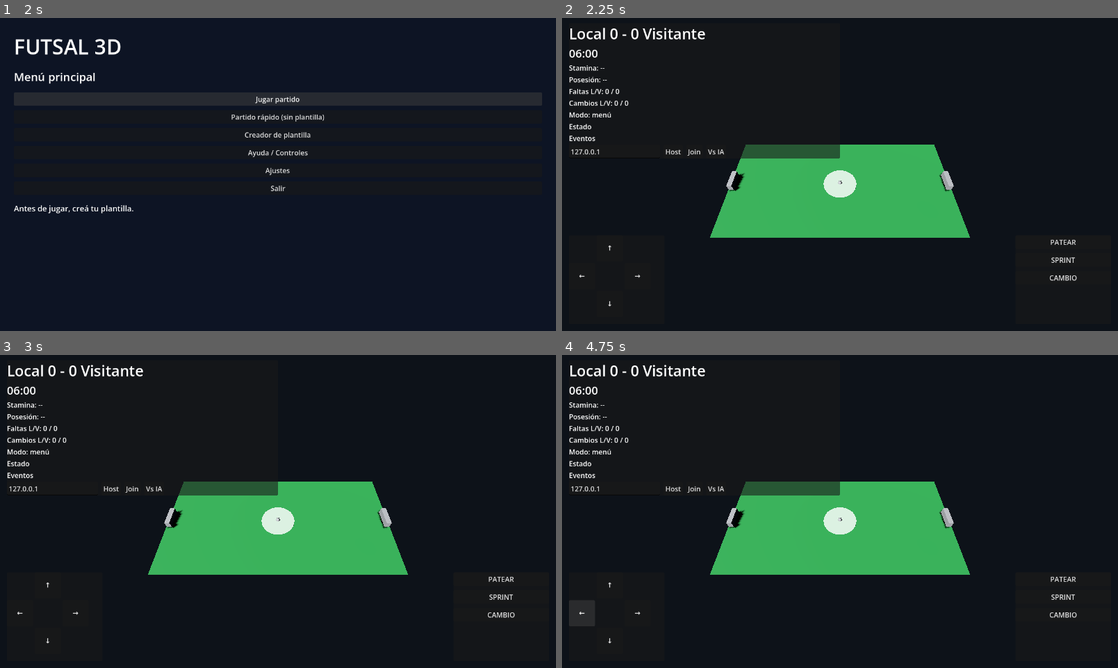
Above: before the commit, frames 1-4 (two rows, left to right).
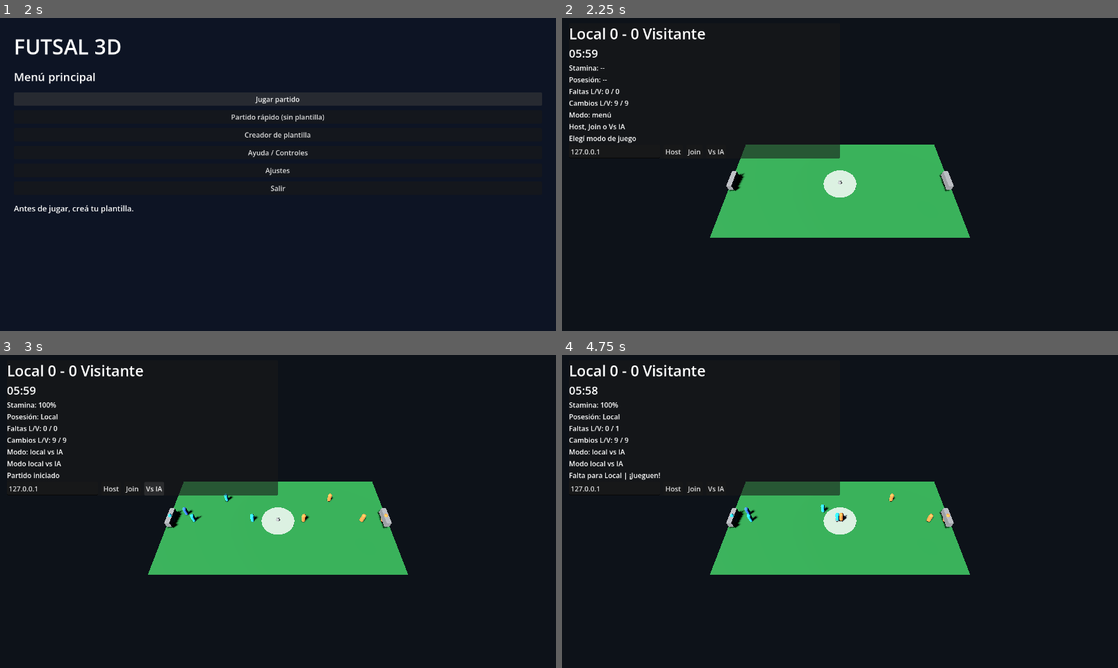
Above: after the commit, the same moments.

Repository: tenemostuseguro/uft27
Game: Godot game, scene res://scenes/MainMenu2D.tscn
Same seed, same stepped clock (60 frames per second), same inputs: the game is played once before the commit and once after it.
Inputs (mouse positions are in pixels of both pictures, inside the frame that each line leads up to):
- Up to frame 1 (2 s): click "Jugar partido" at 0.5 s; click "Jugar partido" at 1.25 s
- Up to frame 2 (2.25 s): click "Partido rápido (sin plantilla)" at 2 s
- Up to frame 3 (3 s): click "Vs IA" at 2.75 s
- Up to frame 4 (4.75 s): click (612, 586) at 3.5 s, where only the run before the commit has a clickable "↑"; click (584, 611) at 4.25 s, where only the run before the commit has a clickable "←"

Frame 1 is identical in both runs. In frame 2, 0.5% of the frame differs, in the area x 1-93%, y 10-93%; in frame 3, 0.7%; in frame 4, 1.2%.
Error before the commit: Parse Error: Cannot infer the type of "relative_speed" variable because the value doesn't have a set type. (res://scripts/game_manager_3d.gd:484)

Commit message:
Fix strict typing warnings in game manager and match config

Diff:
--- a/godot-futsal/scripts/game_manager_3d.gd
+++ b/godot-futsal/scripts/game_manager_3d.gd
@@ -468,12 +468,12 @@
 func _check_foul_events() -> void:
 	if foul_cooldown > 0.0 or dead_ball:
 		return
-	var carrier := _get_ball_carrier()
+	var carrier: CharacterBody3D = _get_ball_carrier()
 	if carrier == null:
 		return
 
 	var carrier_side := int(carrier.team_side)
-	var foe := get_closest_opponent(carrier.global_position, carrier_side)
+	var foe: CharacterBody3D = get_closest_opponent(carrier.global_position, carrier_side)
 	if foe == null:
 		return
 
@@ -481,7 +481,7 @@
 	if dist > 1.2:
 		return
 
-	var relative_speed := (carrier.velocity - foe.velocity).length()
+	var relative_speed: float = (carrier.velocity - foe.velocity).length()
 	if relative_speed < 6.2:
 		return
 
@@ -562,11 +562,11 @@
 	_update_change_label()
 	event_label.text = "Cambio %s" % _side_name(side)
 
-func _get_ball_carrier() -> Node3D:
-	var nearest: Node3D = null
+func _get_ball_carrier() -> CharacterBody3D:
+	var nearest: CharacterBody3D = null
 	var best := 1.35
 	for raw_player in players.values():
-		var p: Node3D = raw_player
+		var p: CharacterBody3D = raw_player
 		var d := p.global_position.distance_to(ball.global_position)
 		if d < best:
 			best = d
@@ -612,8 +612,8 @@
 func get_defend_goal_position(side: int) -> Vector3:
 	return Vector3(side * (field_half_length - 0.8), 0.35, 0.0)
 
-func get_closest_teammate(position: Vector3, side: int, exclude: Node3D) -> Node3D:
-	var best: Node3D = null
+func get_closest_teammate(position: Vector3, side: int, exclude: Node3D) -> CharacterBody3D:
+	var best: CharacterBody3D = null
 	var best_d := INF
 	for raw_player in players.values():
 		var player: Node3D = raw_player
@@ -632,9 +632,9 @@
 			best = bot
 	return best
 
-func get_closest_opponent(position: Vector3, side: int) -> Node3D:
+func get_closest_opponent(position: Vector3, side: int) -> CharacterBody3D:
 	var enemy_side := -side
-	var best: Node3D = null
+	var best: CharacterBody3D = null
 	var best_d := INF
 	for raw_player in players.values():
 		var player: Node3D = raw_player
--- a/godot-futsal/scripts/match_config.gd
+++ b/godot-futsal/scripts/match_config.gd
@@ -133,9 +133,9 @@
 
 	return pool
 
-func _make_player(name: String, roles: Array[String], ovr: int, pac: int, sho: int, pas: int, dri: int, deff: int, phy: int) -> Dictionary:
+func _make_player(player_name: String, roles: Array[String], ovr: int, pac: int, sho: int, pas: int, dri: int, deff: int, phy: int) -> Dictionary:
 	return {
-		"name": name,
+		"name": player_name,
 		"roles": roles,
 		"ovr": ovr,
 		"pac": pac,
